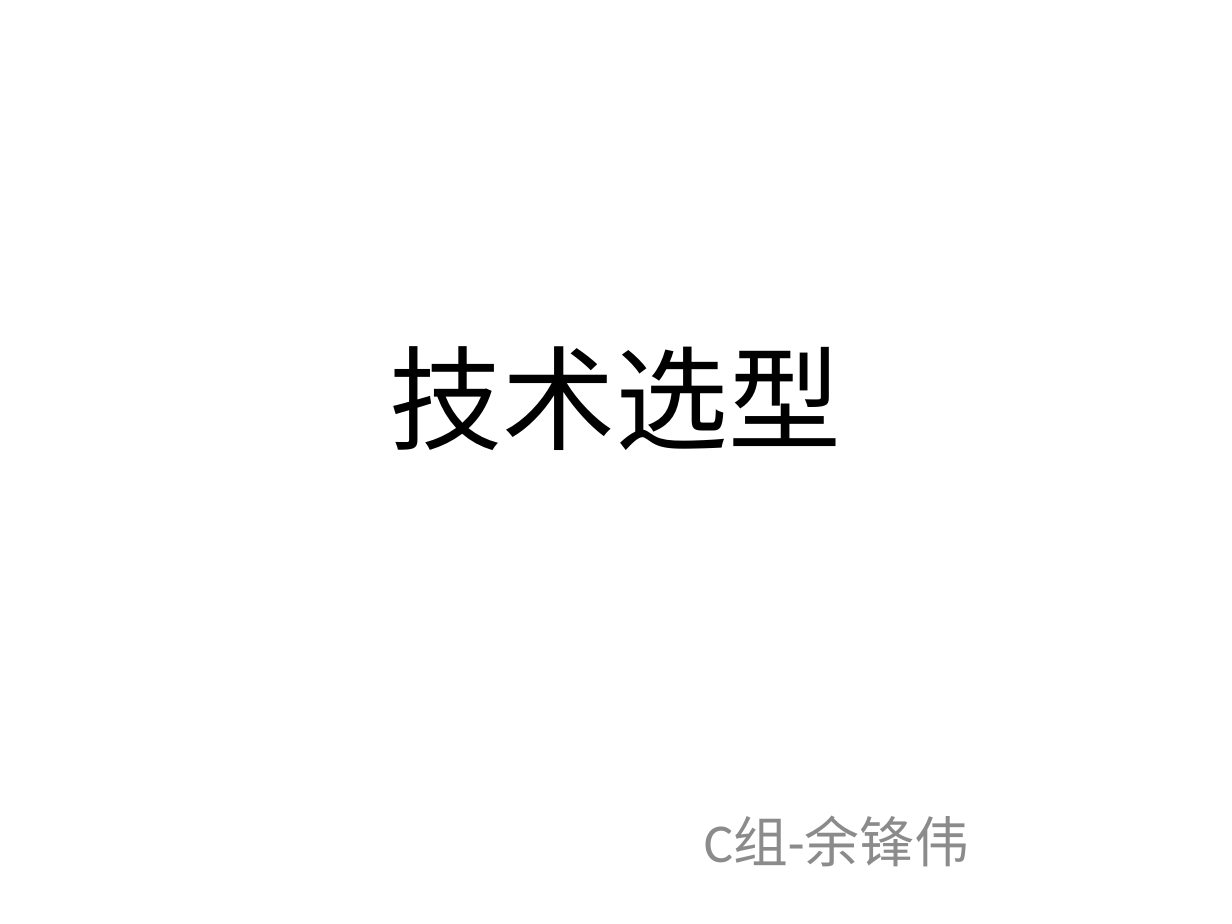
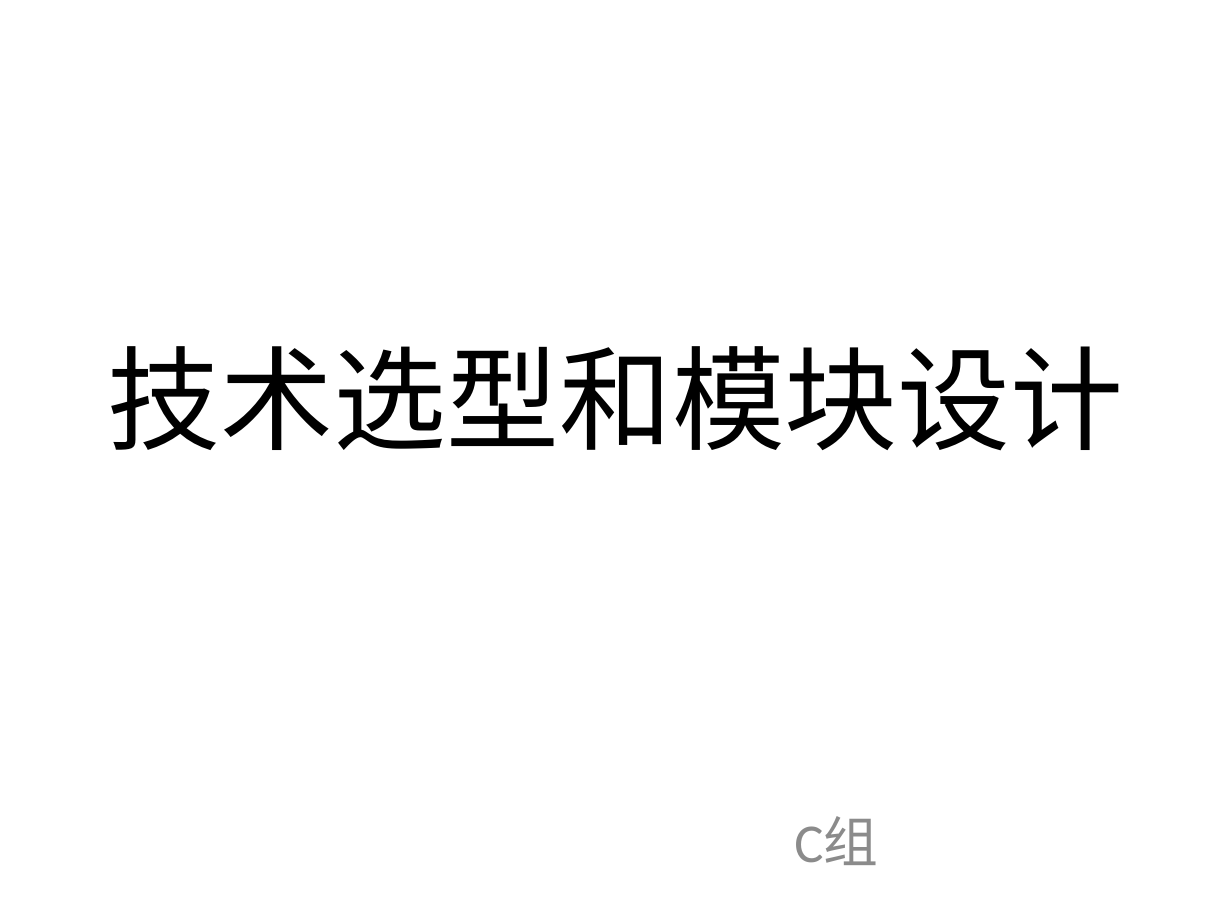
Before and after one commit to bhsei/16TeamC, a slide deck: slide 1 of 2.项目PPT/技术选型1.pptx. Drawn at 1232x924 pixels with LibreOffice and Linux fonts; fonts in the diff are those of the drawing. Boxes give left, top, right and bottom in pixels: in the first picture for what was removed or moved away, otherwise in the second. Text is boxed around its words. In the diff, an @@ line names an element or a change of style, - is before the commit and + after.

```diff
--- a/2.项目PPT/技术选型1.pptx
+++ b/2.项目PPT/技术选型1.pptx
@@ title at <box>107,346,1123,451</box>: text changed @@
-技术选型
+技术选型和模块设计
@@ subtitle at <box>794,816,878,865</box>: text changed @@
-C组-余锋伟
+C组
```
Also in this commit, not shown: 1 other slide changed, 1 slide added, 1 other file.
